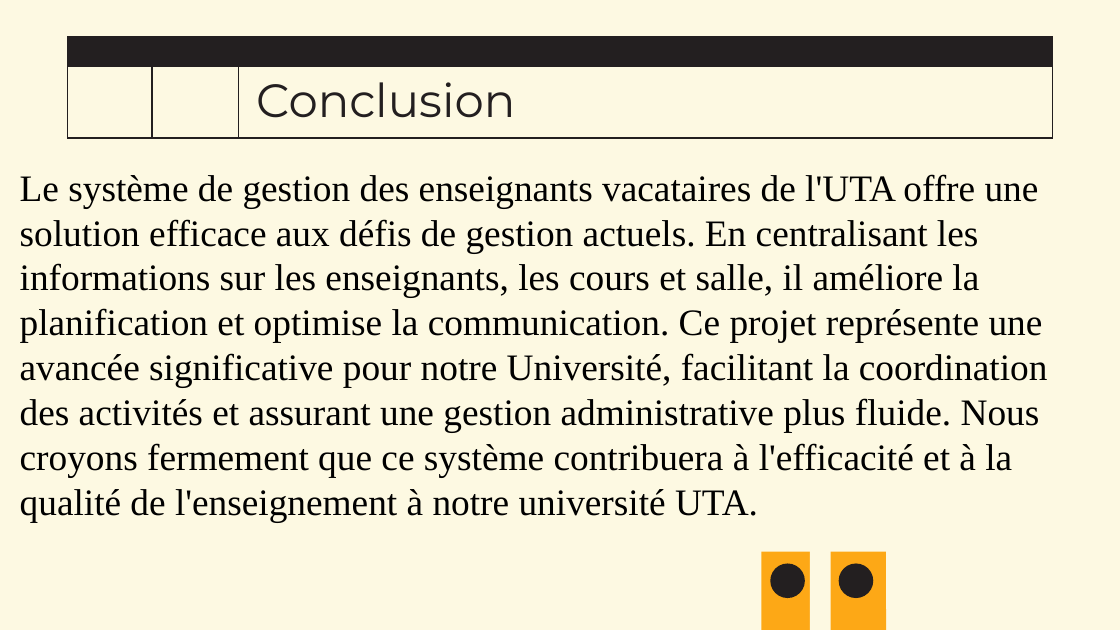
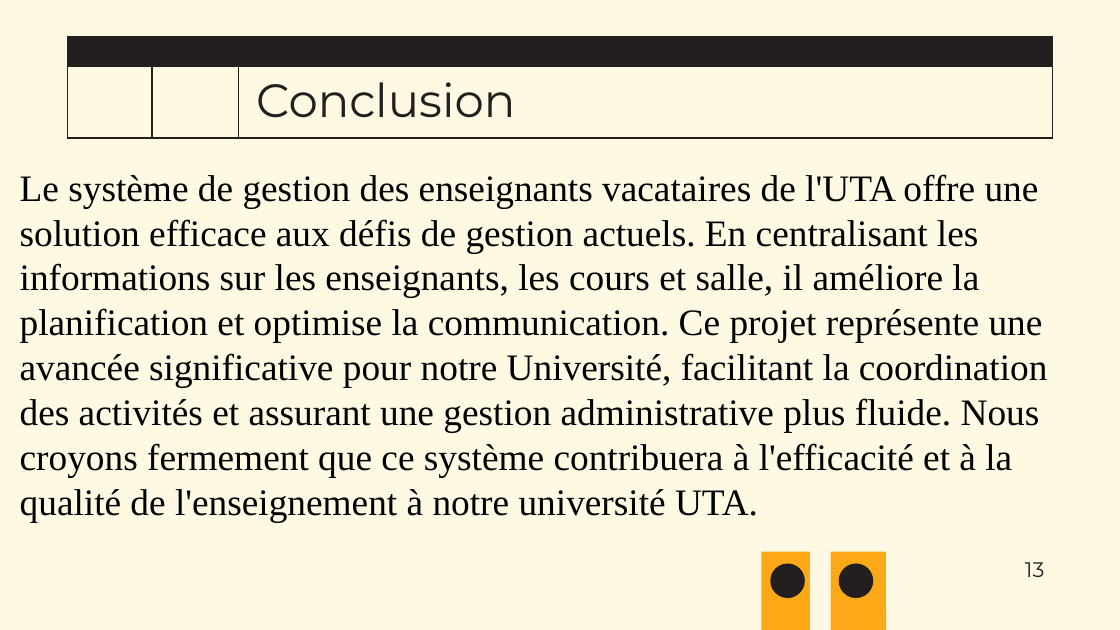
Before and after one commit to MisterPy15/GESTION_DES_ENSEIGNANT_VACATAIRES, a slide deck: slide 14 of PresentationFinal.pptx. Drawn at 1120x630 pixels with LibreOffice and Linux fonts; fonts in the diff are those of the drawing; background and template pictures are left out. Boxes give left, top, right and bottom in pixels: in the first picture for what was removed or moved away, otherwise in the second. Text is boxed around its words. In the diff, an @@ line names an element or a change of style, - is before the commit and + after.

```diff
--- a/PresentationFinal.pptx
+++ b/PresentationFinal.pptx
@@ text added at (x1=1025, y1=562, x2=1044, y2=577), 18 pt, text #231F20 @@
+13
```
Also in this commit, not shown: 14 other slides changed, 19 other files.
